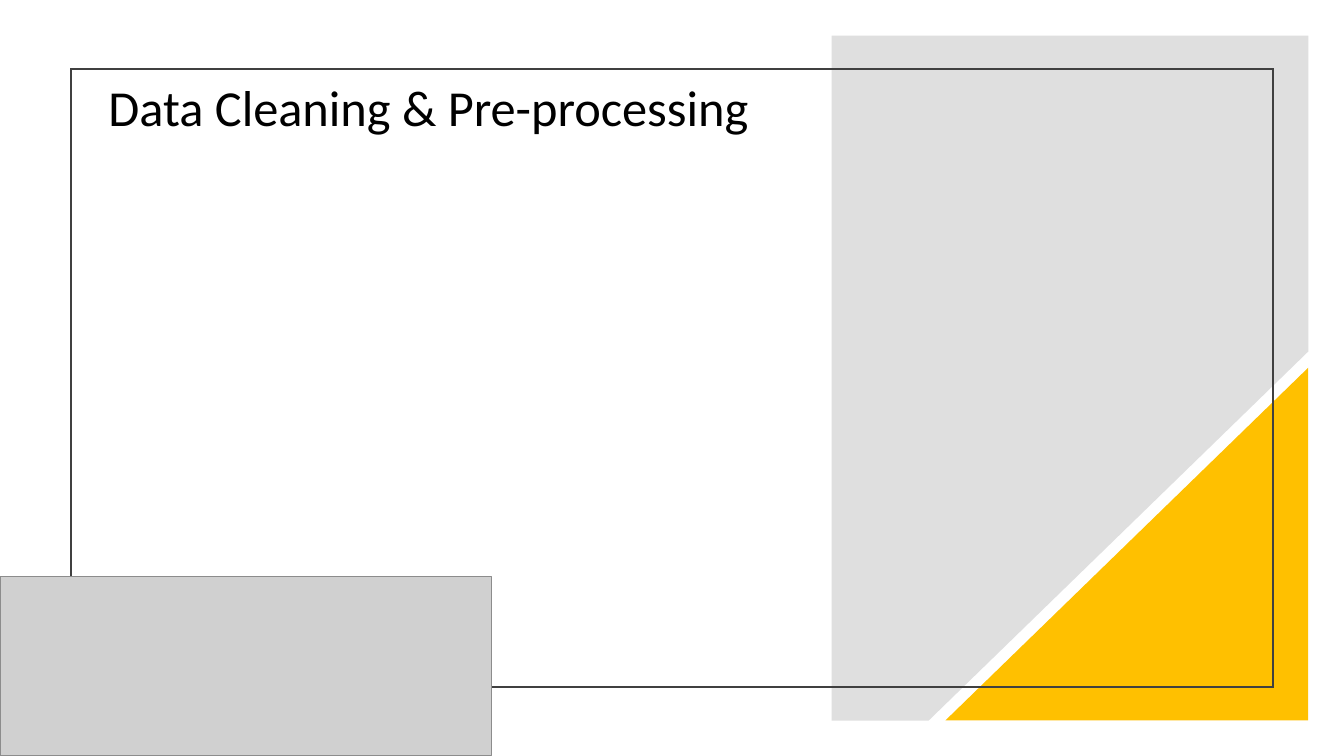
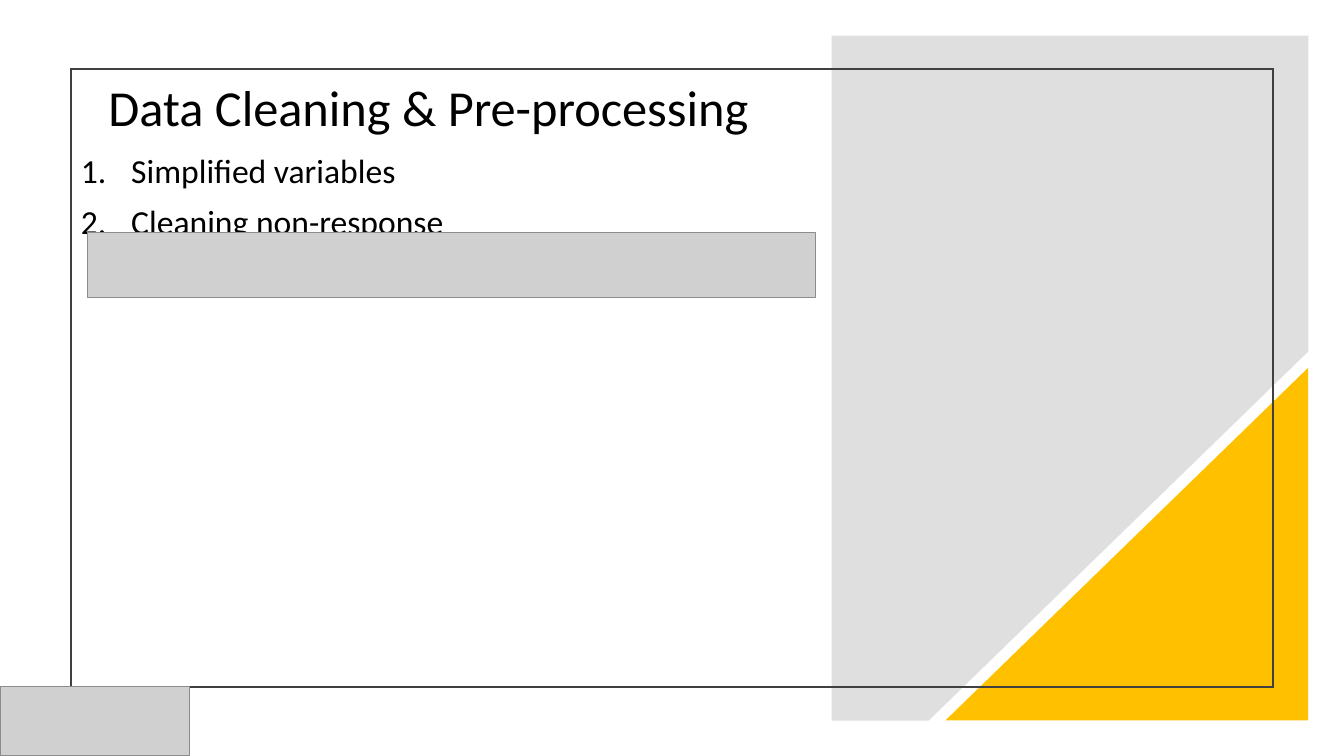
Before and after one commit to shivangiv/MCBS-Healthcare-Analytics, a slide deck: slide 6 of ALY6160GroupFINAL.pptx. Drawn at 1344x756 pixels with LibreOffice and Linux fonts; fonts in the diff are those of the drawing; grey boxes stand for pictures. Boxes give left, top, right and bottom in pixels: in the first picture for what was removed or moved away, otherwise in the second. Text is boxed around its words. In the diff, an @@ line names an element or a change of style, - is before the commit and + after.

Commit message:
xgboost update, ppt screenshots added

```diff
--- a/ALY6160GroupFINAL.pptx
+++ b/ALY6160GroupFINAL.pptx
@@ subtitle added at [131,159,443,242], 24 pt, text #000000 @@
+1. Simplified variables
+2. Cleaning non-response
@@ picture added at [88,233,816,298] @@
@@ picture: place and size @@
-picture at [0,577,492,756]
+picture at [0,687,190,756]
```
Also in this commit, not shown: 1 other slide changed, 2 slides added, 1 other file.
